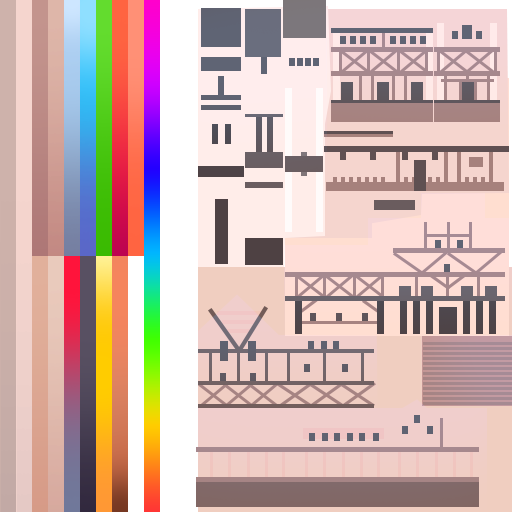
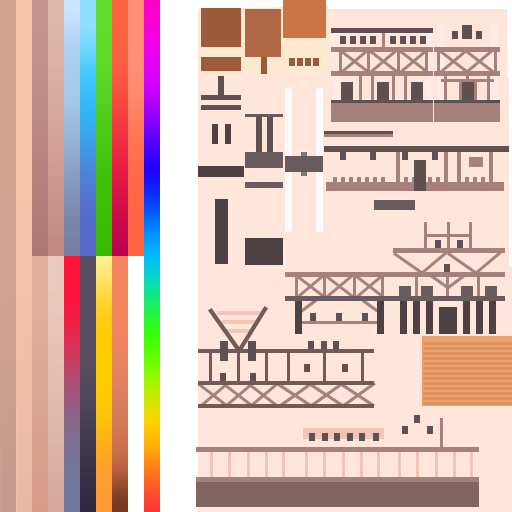
Before/after of a 512×512 layered artwork. What changed in the layer stack:
hid "Layer 2", blend pin light → normal, painted on it over [left=0, top=0, right=512, bottom=510]
added layer "Rectangle 3 copy" (overlay) above "Rectangle 3" over [left=198, top=0, right=328, bottom=73]
added layer "Rectangle 3" (overlay) above "Cube.002 Cube.008 Cube.009 and more" over [left=420, top=335, right=512, bottom=406]
painted on "Rectangle 1 copy 26" over [left=198, top=6, right=331, bottom=267]
painted on "Rectangle 1 copy 27" over [left=285, top=9, right=509, bottom=238]
painted on "Rectangle 1 copy 4" over [left=16, top=0, right=32, bottom=512]
painted on "Rectangle 1 copy 3" over [left=0, top=0, right=16, bottom=512]
painted on "Rectangle 1 copy 28" over [left=285, top=78, right=509, bottom=336]
painted on "Rectangle 1 copy 29" over [left=198, top=267, right=512, bottom=512]
